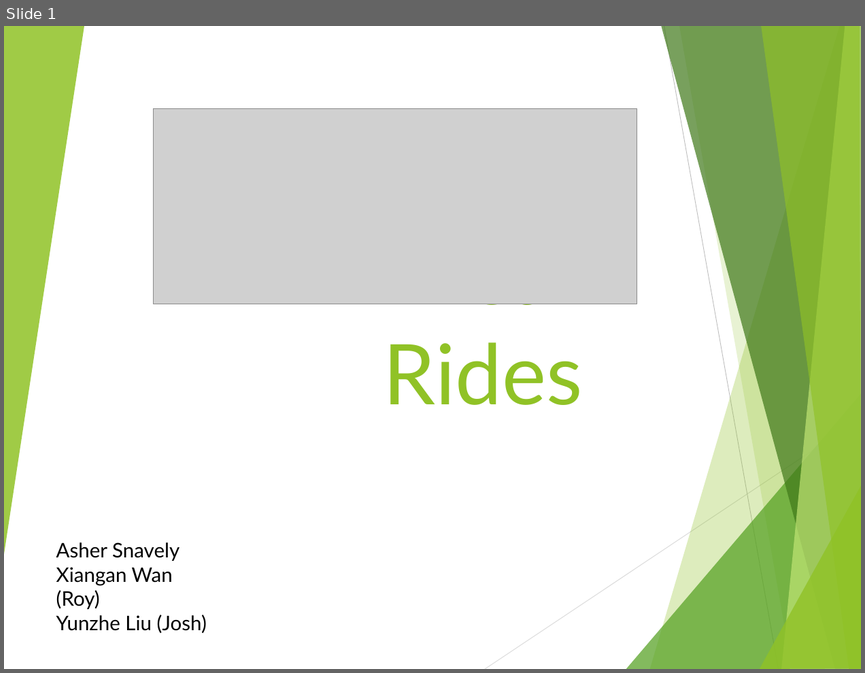
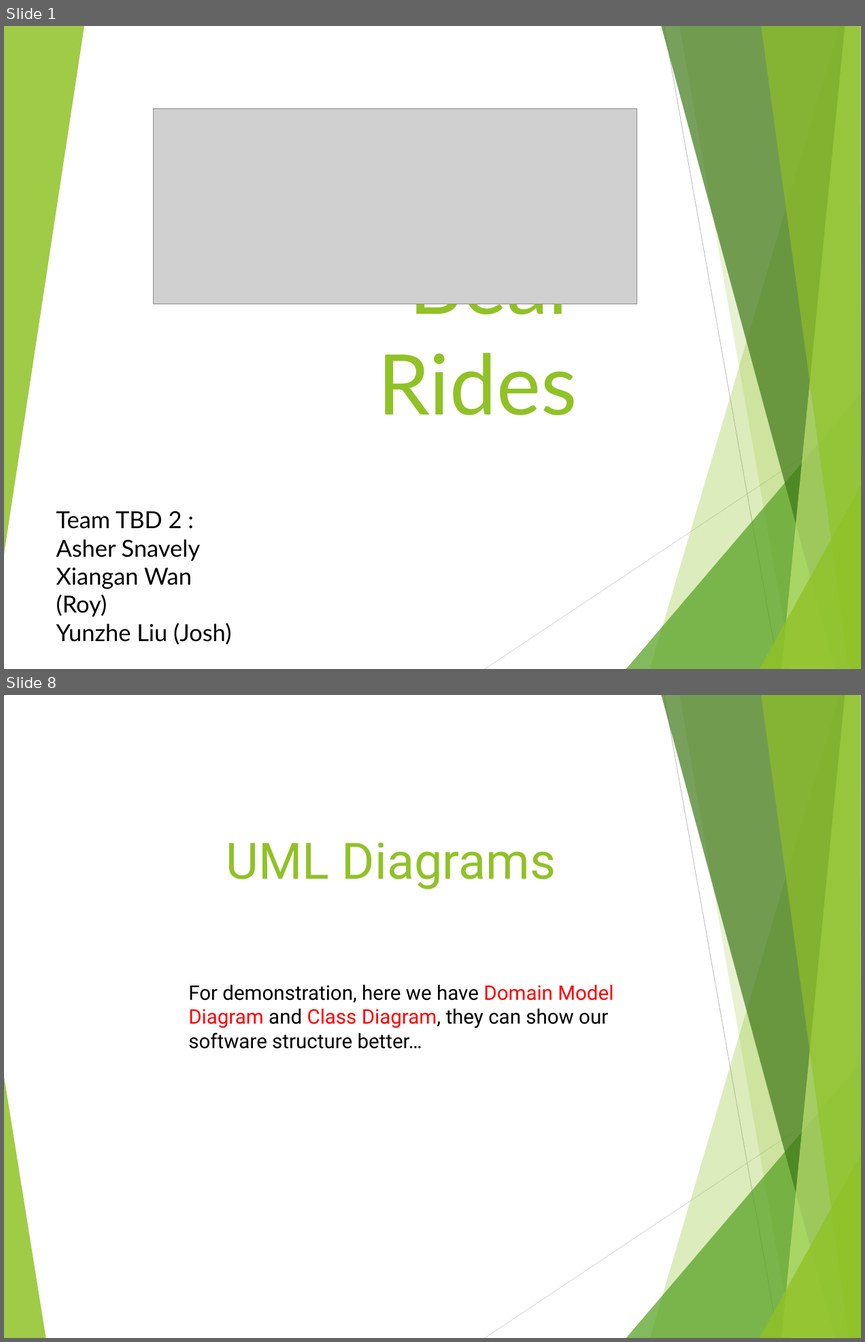
Before and after one commit to Haizhepi/BearRides, a slide deck: Documentation/Iteration3.pptx. Shown one above the other, each under a label of ours: slide 1 before the commit, slides 1 and 8 after it; the slides between them are not shown. The pictures are 865x673 and 865x1342 pixels, drawn with LibreOffice and Linux fonts; fonts in the diff are those of the drawing; grey boxes stand for pictures. Boxes give left, top, right and bottom in pixels: in the first picture for what was removed or moved away, otherwise in the second. Text is boxed around its words. In the diff, an @@ line names an element or a change of style, - is before the commit and + after.

```diff
--- a/Documentation/Iteration3.pptx
+++ b/Documentation/Iteration3.pptx
@@ slide 8 added at [4, 695, 861, 1338], background #FFFFFF; not listed: 9 template elements that a slide beside it also shows @@
@@ title added at [226, 843, 555, 889], 60 pt, text #90C226 @@
+UML Diagrams
@@ text added at [188, 985, 613, 1049], 24 pt, text #000000 @@
+For demonstration, here we have Domain Model Diagram and Class Diagram, they can show our software structure better…
@@ freeform shape added at [4, 1071, 46, 1338], fill #90C226 at 85% opacity @@
@@ slide 1 changed as well @@
@@ title "Bear Rides" rewrapped from [383, 303, 585, 405] to [378, 303, 579, 415] @@
@@ text "Team TBD 2 :": place and size @@
-text "Team TBD 2 :" at [56, 542, 207, 633]
+text "Team TBD 2 :" at [56, 511, 231, 644]
@@ text at [56, 511, 182, 529]: paragraph added @@
+Team TBD 2 :
@@ text at [56, 539, 231, 644]: size 24 to 28 pt in "Asher Snavely", "Xiangan Wan (Roy)", "Yunzhe Liu (Josh)" @@
```
Also in this commit, not shown: 8 other slides changed, 7 other slides added, 5 slides removed, 17 other files.
